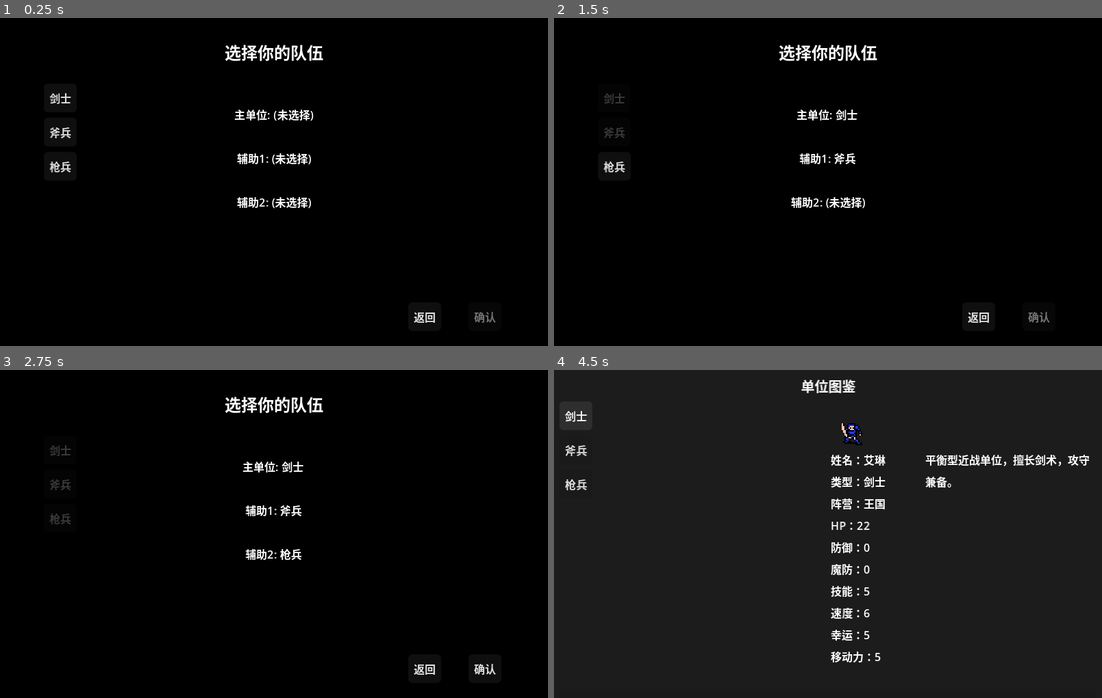
Above: before the commit, frames 1-4 (two rows, left to right).
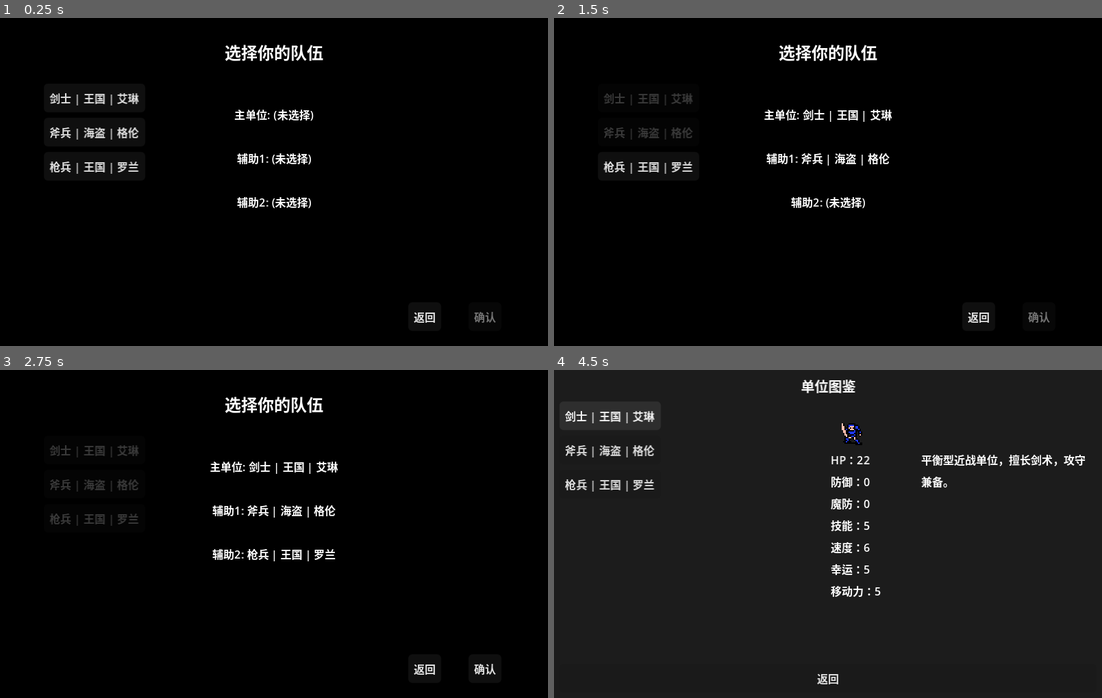
Above: after the commit, the same moments.

Repository: ZhuXilin/Dev_Project_260730
Game: Godot game, scene res://content/scenes/ui/UnitSelectUI.tscn
Two runs of this game, one before a commit and one after it. Both use one fixed random seed, a clock stepped at 60 frames per second and the inputs below. This scene is started directly instead of the project's main scene. Sound files missing from this copy of the repository are replaced by a short silence.
Inputs (mouse positions are in pixels of both pictures, inside the frame that each line leads up to):
- Up to frame 1 (0.25 s): no input
- Up to frame 2 (1.5 s): click (614, 96) at 0.5 s, where only the run before the commit has a clickable "剑士"; click (614, 132) at 1.25 s, where only the run before the commit has a clickable "斧兵"
- Up to frame 3 (2.75 s): click "枪兵" (after the commit: "枪兵 | 王国 | 罗兰") at 2 s
- Up to frame 4 (4.5 s): click "返回" at 2.75 s; click "单位" at 3.5 s; click (575, 415) at 4.25 s, where only the run before the commit has a clickable "剑士"

The runs differ from the first frame. In frame 1, 0.7% of the frame differs, in the area x 9-26%, y 22-48%; in frame 2, 1.4%; in frame 3, 1.7%; in frame 4, 2.8%, in the area x 6-98%, y 12-96%.

Commit message:
Edit Name of Unit

Diff:
--- a/function/script/UnitInfoUI.gd
+++ b/function/script/UnitInfoUI.gd
@@ -17,8 +17,13 @@
 	unlocked.sort()
 
 	for unit_name in unlocked:
+		var data = UnitDataManager.get_unit_data(unit_name)
+		var display_name = data.get("display_name", unit_name)
+		var faction = data.get("faction", "")
+		var text = "%s | %s | %s" % [unit_name, faction, display_name]
+
 		var btn = Button.new()
-		btn.text = unit_name
+		btn.text = text   # 改为组合格式
 		btn.size_flags_horizontal = Control.SIZE_EXPAND_FILL
 		btn.add_theme_font_size_override("font_size", 8)
 		btn.pressed.connect(_on_unit_selected.bind(unit_name))
@@ -55,12 +60,7 @@
 
 	# ---- 更新详情标签（属性信息） ----
 	var unit_data = UnitDataManager.get_unit_data(unit_name)
-	var display_name = unit_data.get("display_name", unit_name)
-	var faction = unit_data.get("faction", "")
-	var text = "姓名：%s\n" % display_name
-	text += "类型：%s\n" % unit_name
-	if faction != "":
-		text += "阵营：%s\n" % faction
+	var text = ""
 	text += "HP：%d\n" % unit_data.get("max_hp", 0)
 	text += "防御：%d\n" % unit_data.get("defense", 0)
 	text += "魔防：%d\n" % unit_data.get("magic_defense", 0)
--- a/function/script/UnitSelectUI.gd
+++ b/function/script/UnitSelectUI.gd
@@ -32,25 +32,6 @@
 	)
 	label.mouse_default_cursor_shape = Control.CURSOR_POINTING_HAND
 
-func _setup_unit_buttons():
-	for child in unit_buttons.get_children():
-		child.queue_free()
-
-	var unlocked = Globals.get_unlocked_units()
-	unlocked.sort()
-
-	for unit_name in unlocked:
-		var btn = Button.new()
-		btn.text = unit_name
-		btn.add_theme_font_size_override("font_size", 8)
-		btn.size = Vector2(100, 30)
-		# 根据是否已选设置初始状态
-		var selected = unit_name in selected_units
-		btn.disabled = selected
-		btn.modulate = Color(0.5, 0.5, 0.5) if selected else Color.WHITE
-		btn.pressed.connect(_on_unit_selected.bind(unit_name, btn))
-		unit_buttons.add_child(btn)
-
 func _on_unit_selected(unit_name: String, btn: Button):
 	# 如果单位已选 → 取消选择
 	if unit_name in selected_units:
@@ -70,13 +51,42 @@
 	btn.modulate = Color(0.5, 0.5, 0.5)
 	_update_labels()
 
+func _get_unit_display_name(unit_name: String) -> String:
+	var data = UnitDataManager.get_unit_data(unit_name)
+	var display_name = data.get("display_name", unit_name)
+	var faction = data.get("faction", "")
+	if faction == "":
+		faction = "无"
+	return "%s | %s | %s" % [unit_name, faction, display_name]
+
+# 在 _setup_unit_buttons() 中为按钮添加 meta
+func _setup_unit_buttons():
+	for child in unit_buttons.get_children():
+		child.queue_free()
+
+	var unlocked = Globals.get_unlocked_units()
+	unlocked.sort()
+
+	for unit_name in unlocked:
+		var btn = Button.new()
+		btn.text = _get_unit_display_name(unit_name)
+		btn.set_meta("unit_name", unit_name)   # 👈 存储单位类型名
+		btn.add_theme_font_size_override("font_size", 8)
+		btn.size = Vector2(100, 30)
+		var selected = unit_name in selected_units
+		btn.disabled = selected
+		btn.modulate = Color(0.5, 0.5, 0.5) if selected else Color.WHITE
+		btn.pressed.connect(_on_unit_selected.bind(unit_name, btn))
+		unit_buttons.add_child(btn)
+
+# 修改 _on_slot_clicked()，通过 meta 查找按钮
 func _on_slot_clicked(index: int):
 	if index < selected_units.size():
 		var unit_name = selected_units[index]
 		selected_units.remove_at(index)
-		# 重新启用对应的单位按钮
+		# 通过 meta 查找对应的按钮并启用
 		for child in unit_buttons.get_children():
-			if child is Button and child.text == unit_name:
+			if child is Button and child.get_meta("unit_name") == unit_name:
 				child.disabled = false
 				child.modulate = Color.WHITE
 				break
@@ -88,7 +98,8 @@
 	var labels = [main_label, slot1_label, slot2_label]
 	for i in range(max_selection):
 		if i < selected_units.size():
-			labels[i].text = slots[i] + ": " + selected_units[i]
+			var unit_name = selected_units[i]
+			labels[i].text = slots[i] + ": " + _get_unit_display_name(unit_name)
 		else:
 			labels[i].text = slots[i] + ": (未选择)"
 	confirm_btn.disabled = selected_units.size() < max_selection
